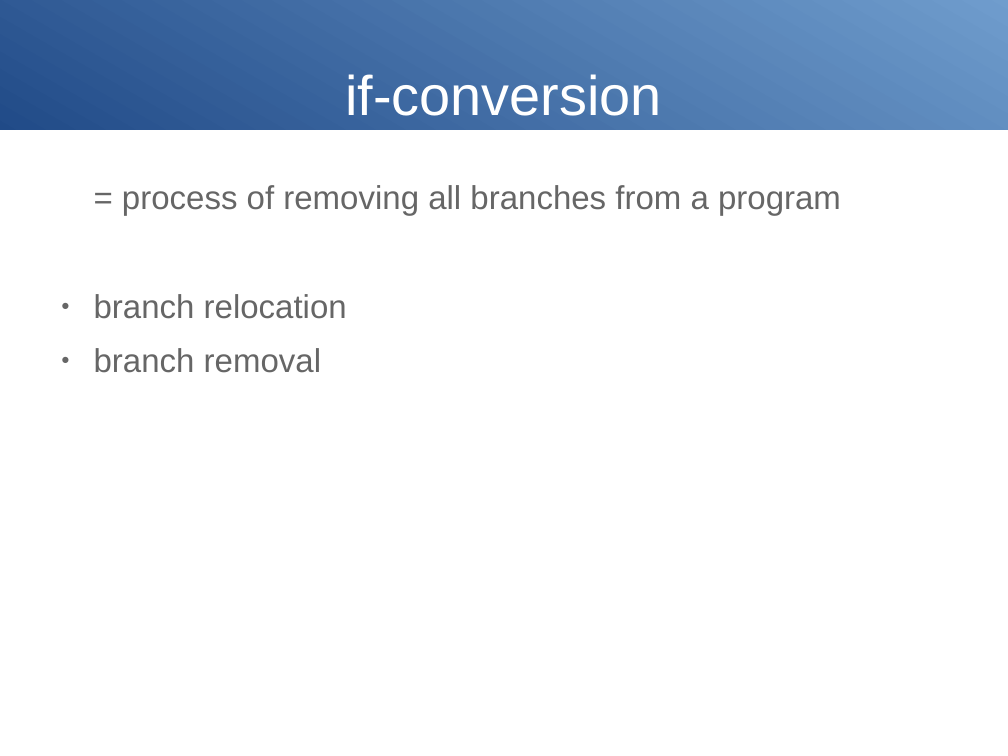
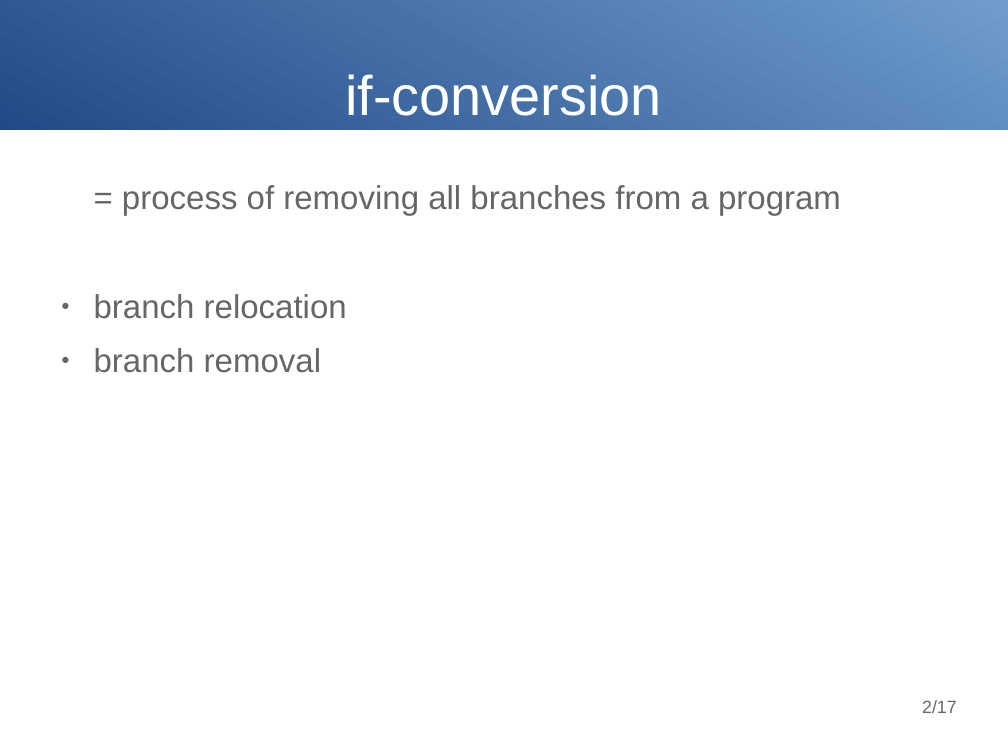
Before and after one commit to poncovka/vype-compiler, a slide deck: slide 2 of presentation/presentation.odp. Drawn at 1008x756 pixels with LibreOffice and Linux fonts; fonts in the diff are those of the drawing. Boxes give left, top, right and bottom in pixels: in the first picture for what was removed or moved away, otherwise in the second. Text is boxed around its words. In the diff, an @@ line names an element or a change of style, - is before the commit and + after.

```diff
--- a/presentation/presentation.odp
+++ b/presentation/presentation.odp
@@ page number added at bbox=[922, 700, 957, 713], 14 pt, text #666666 @@
+2/17
```
Also in this commit, not shown: 3 other slides changed, 12 slides added, 8 slides removed, 1 other file.
